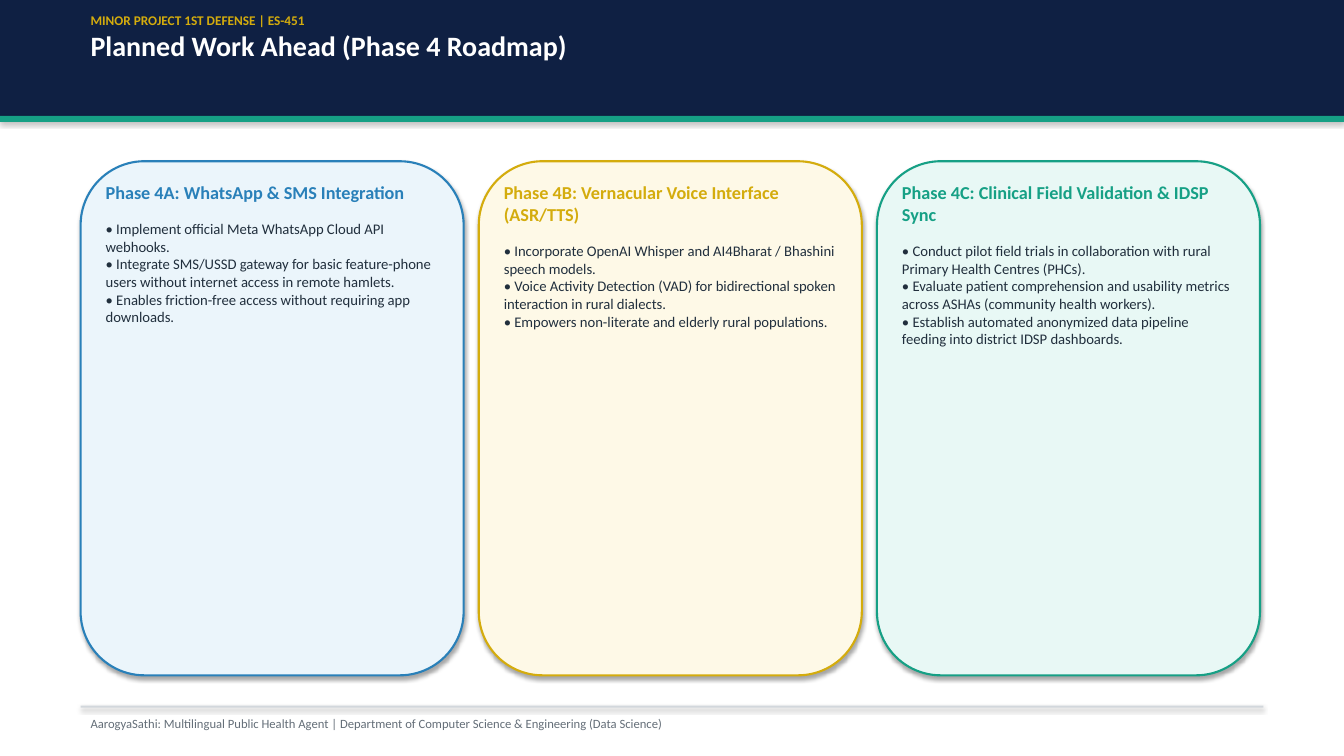
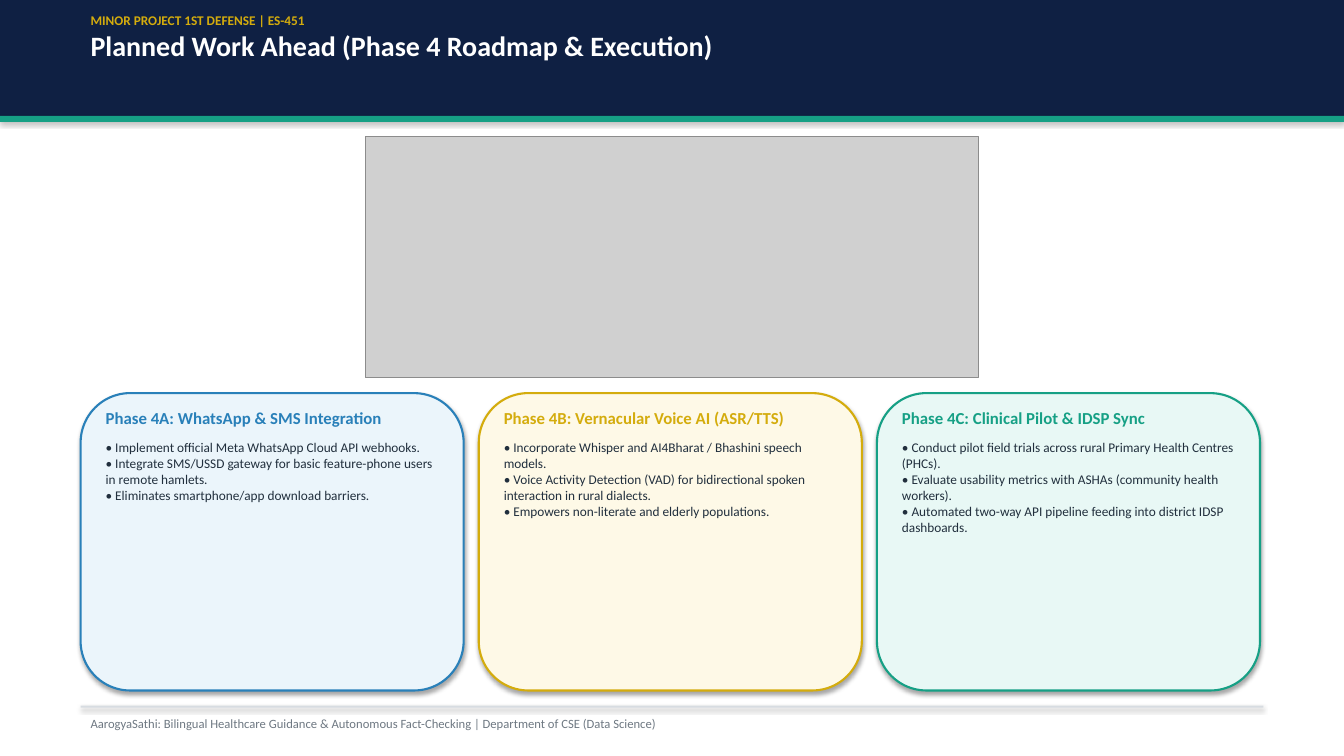
Before and after one commit to salman-mohammad-khan/AarogyaSathi, a slide deck: slide 13 of docs/AarogyaSathi_1st_Defense_Presentation.pptx (slide 12 before the commit). Drawn at 1344x756 pixels with LibreOffice and Linux fonts; fonts in the diff are those of the drawing; grey boxes stand for pictures. Boxes give left, top, right and bottom in pixels: in the first picture for what was removed or moved away, otherwise in the second. Text is boxed around its words. In the diff, an @@ line names an element or a change of style, - is before the commit and + after.

```diff
--- a/docs/AarogyaSathi_1st_Defense_Presentation.pptx
+++ b/docs/AarogyaSathi_1st_Defense_Presentation.pptx
@@ text at (x1=91, y1=35, x2=712, y2=61): text changed @@
-Planned Work Ahead (Phase 4 Roadmap)
+Planned Work Ahead (Phase 4 Roadmap & Execution)
@@ picture added at (x1=366, y1=136, x2=979, y2=378) @@
@@ rounded rectangle resized from (x1=81, y1=161, x2=464, y2=676) to (x1=81, y1=393, x2=464, y2=691) @@
@@ text "Phase 4A: WhatsApp & SMS ..." moved from (x1=106, y1=186, x2=431, y2=322) to (x1=106, y1=412, x2=432, y2=502) @@
@@ text at (x1=106, y1=412, x2=381, y2=427): size 13 to 12 pt in "Phase 4A: WhatsApp & SMS Integration" @@
@@ rounded rectangle resized from (x1=479, y1=161, x2=862, y2=676) to (x1=479, y1=393, x2=862, y2=691) @@
@@ text at (x1=504, y1=411, x2=805, y2=518): text changed; size 10.5 to 9.5 pt @@
-Phase 4B: Vernacular Voice Interface (ASR/TTS)
-• Incorporate OpenAI Whisper and AI4Bharat / Bhashini speech models.
-• Voice Activity Detection (VAD) for bidirectional spoken interaction in rural dialects.
-• Empowers non-literate and elderly rural populations.
+Phase 4B: Vernacular Voice AI (ASR/TTS)
+• Incorporate Whisper and AI4Bharat / Bhashini speech models.
+• Voice Activity Detection (VAD) for bidirectional spoken interaction in rural dialects.
+• Empowers non-literate and elderly populations.
@@ rounded rectangle resized from (x1=877, y1=161, x2=1260, y2=676) to (x1=877, y1=393, x2=1260, y2=691) @@
@@ text at (x1=902, y1=412, x2=1233, y2=532): text changed; size 10.5 to 9.5 pt @@
-Phase 4C: Clinical Field Validation & IDSP Sync
-• Conduct pilot field trials in collaboration with rural Primary Health Centres (PHCs).
-• Evaluate patient comprehension and usability metrics across ASHAs (community health workers).
-• Establish automated anonymized data pipeline feeding into district IDSP dashboards.
+Phase 4C: Clinical Pilot & IDSP Sync
+• Conduct pilot field trials across rural Primary Health Centres (PHCs).
+• Evaluate usability metrics with ASHAs (community health workers).
+• Automated two-way API pipeline feeding into district IDSP dashboards.
@@ text at (x1=106, y1=442, x2=432, y2=502): text changed; size 10.5 to 9.5 pt @@
-• Implement official Meta WhatsApp Cloud API webhooks.
-• Integrate SMS/USSD gateway for basic feature-phone users without internet access in remote hamlets.
-• Enables friction-free access without requiring app downloads.
+• Implement official Meta WhatsApp Cloud API webhooks.
+• Integrate SMS/USSD gateway for basic feature-phone users in remote hamlets.
+• Eliminates smartphone/app download barriers.
@@ text at (x1=91, y1=719, x2=655, y2=730): text changed; text colour #646E78 to #6E7882 @@
-AarogyaSathi: Multilingual Public Health Agent | Department of Computer Science & Engineering (Data Science)
+AarogyaSathi: Bilingual Healthcare Guidance & Autonomous Fact-Checking | Department of CSE (Data Science)
```
Also in this commit, not shown: 12 other slides changed, 1 slide added, 1 slide removed, 9 other files.
